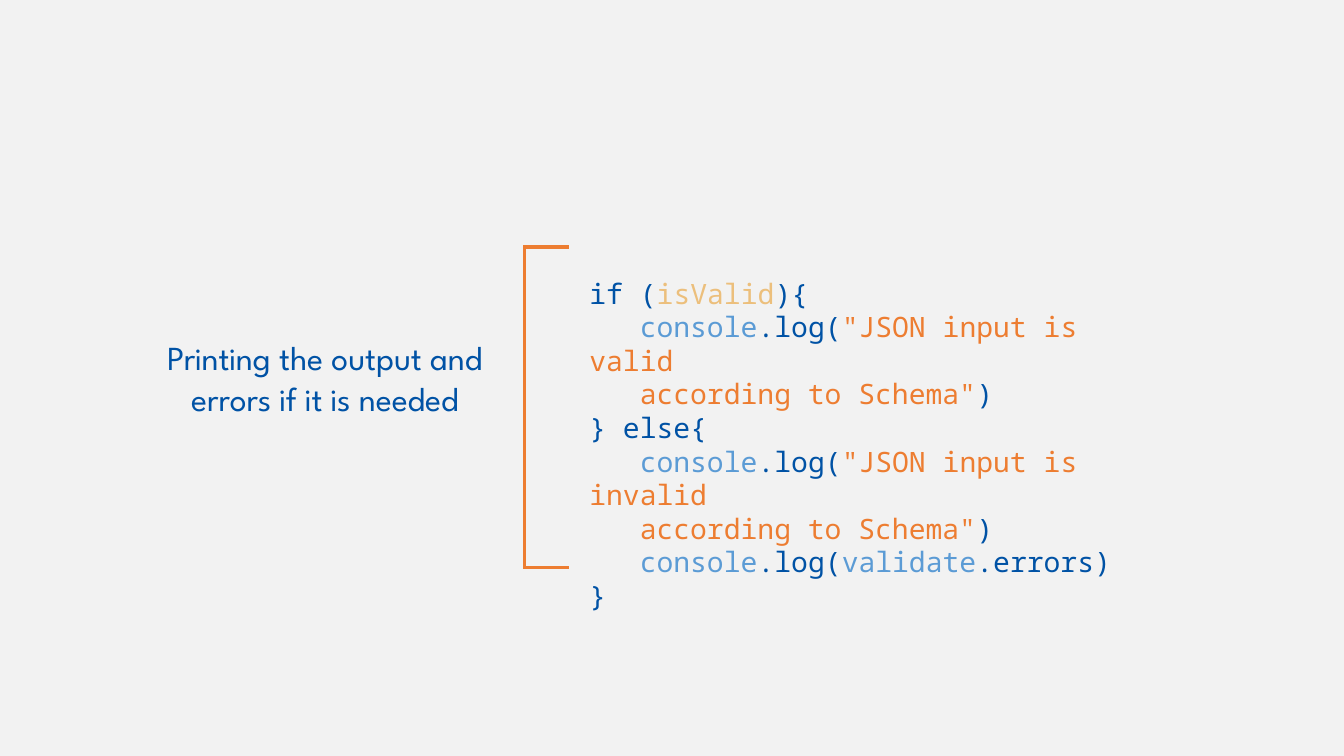
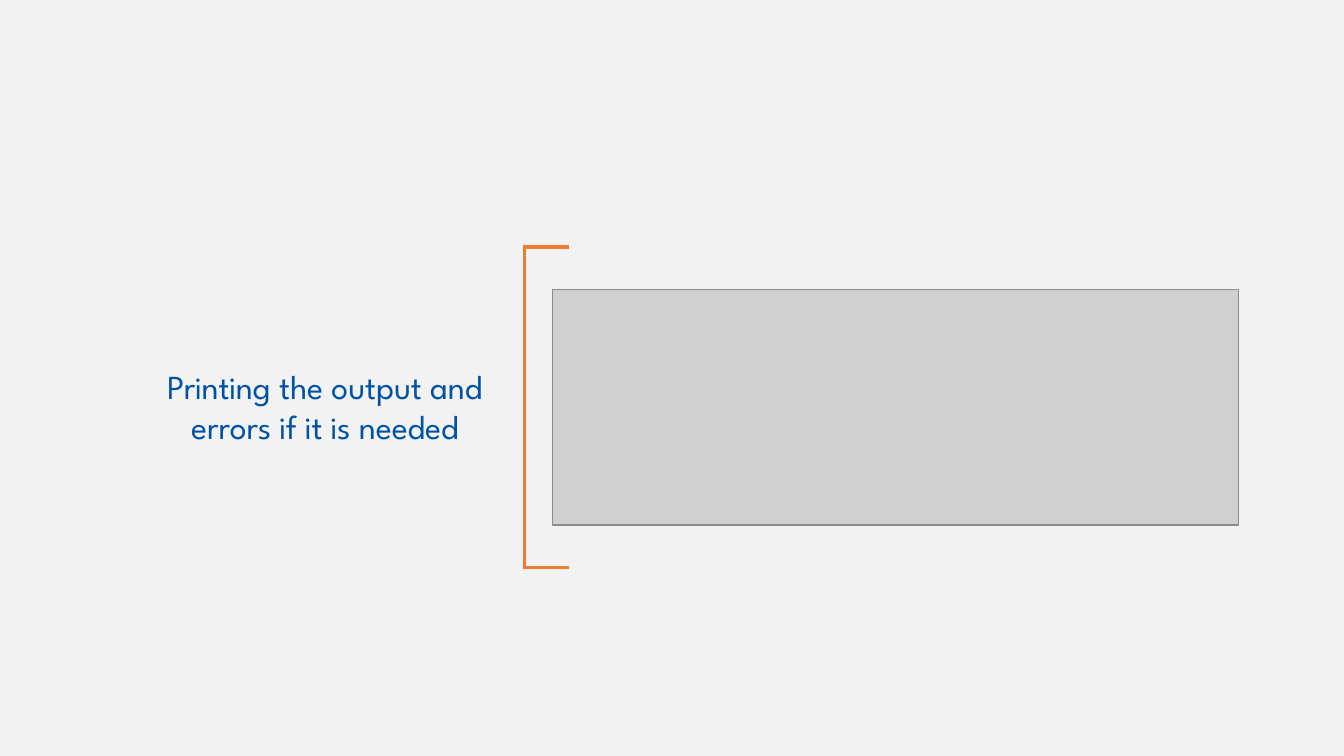
Before and after one commit to w3c/wot-cg, a slide deck: slide 17 of Tutorials/whatiswot/8-JSON_Schema_in_Practice_3/8-JSON_Schema_in_Practice_3.pptx. Drawn at 1344x756 pixels with LibreOffice and Linux fonts; fonts in the diff are those of the drawing; grey boxes stand for pictures. Boxes give left, top, right and bottom in pixels: in the first picture for what was removed or moved away, otherwise in the second. Text is boxed around its words. In the diff, an @@ line names an element or a change of style, - is before the commit and + after.

```diff
--- a/Tutorials/whatiswot/8-JSON_Schema_in_Practice_3/8-JSON_Schema_in_Practice_3.pptx
+++ b/Tutorials/whatiswot/8-JSON_Schema_in_Practice_3/8-JSON_Schema_in_Practice_3.pptx
@@ picture added at <box>553,289,1239,525</box> @@
@@ text removed at <box>589,282,1111,579</box> @@
-if (isValid){
-console.log("JSON input is valid
-according to Schema")
-} else{
-console.log("JSON input is invalid
-according to Schema")
-console.log(validate.errors)
-}
@@ text "Printing the output and errors ...": place and size @@
-text "Printing the output and errors ..." at <box>167,347,482,412</box>
+text "Printing the output and errors ..." at <box>167,376,482,440</box>
```
Also in this commit, not shown: 13 other slides changed, 3 slides added, 3 slides removed, 21 other files.
